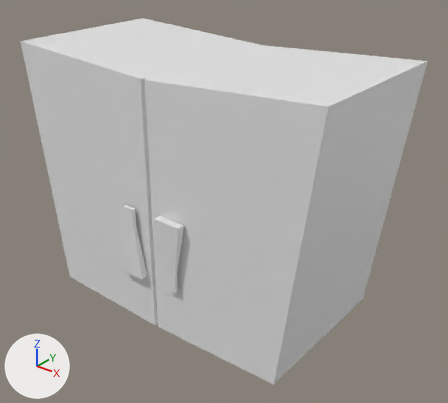
A saved change to the FBX model Assets/_KRACH/ASSETS/Furniture/KommodeKlein.fbx.
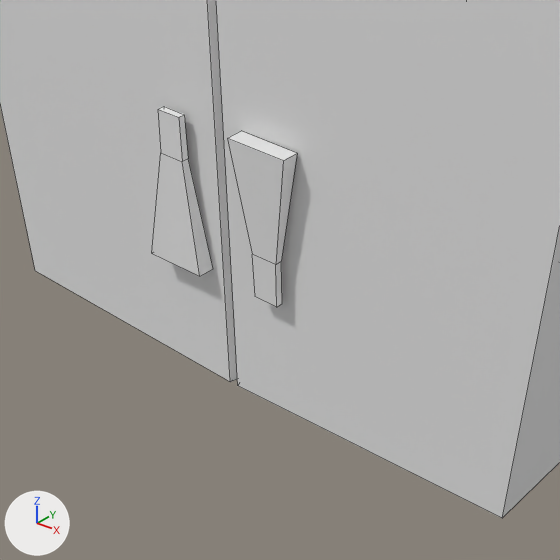
There are two pictures of each version: one whole from a 50 mm camera at (0.0881, -0.1039, 0.0916) aimed at (0.0043, 0.0008, 0.0267), one close up on the part from 12% to 67% of the width and 39% to 100% of the height. Every picture has the same lights, and +X, +Y and +Z are marked at lower left. The last two pictures show the newer version. The close-ups show mesh edges as thin lines. Where no turn or scale is listed for an object, it has been applied to the vertices.

Before the edit, the objects in view are built like this:
```python
me_mesh = bpy.data.meshes.new('Mesh')
me_mesh.from_pydata(...)  # 44 vertices, 38 faces; spans x -0.0412..0.0412, y -0.0215..0.0215, z 0.0..0.062
me_mesh.materials.append(mat_openpbr_shader1)  # white #e7e7e7
ob_kommodeklein = bpy.data.objects.new('KommodeKlein', me_mesh)
ob_kommodeklein.location = (0.0, 0.0, 0.0)
```
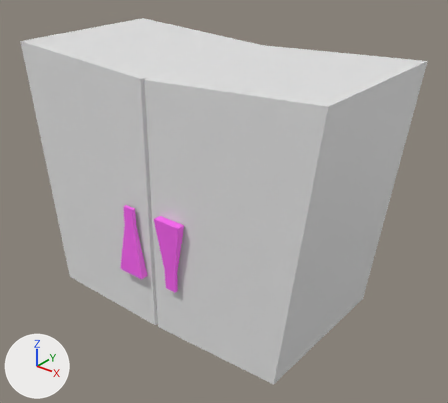
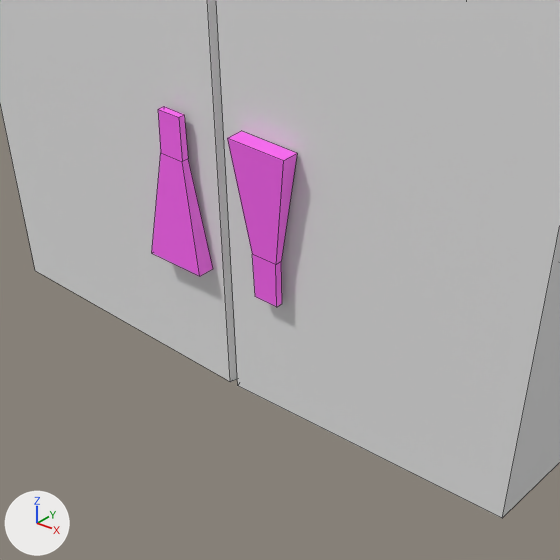
What changed in the scene script:
```text
Add mat_handles:
    mat_handles = principled_material('handles')
    mat_handles.base_color = (1.0, 0.13, 0.918)  # pink #ff65f6
Change me_mesh:
    where me_mesh.from_pydata(...)  # 44 vertices, 38 faces; spans x -0.0412..0.0412, y -0.0215..0.0215, z 0.0..0.062
    used by ob_kommodeklein; location = (0.0, 0.0, 0.0)
    me_mesh part 1: all 20 faces centred in x -0.0081..0.009, y -0.0212..-0.0199, z 0.0134..0.0306 switch from mat_openpbr_shader1 (white #e7e7e7) to mat_handles (pink #ff65f6)
```

What differs and where, as boxes [x1, y1, x2, y2] in the close-ups (560 x 560 px):
part 1 of me_mesh, recoloured (white to pink): [152, 106, 297, 307] in both
